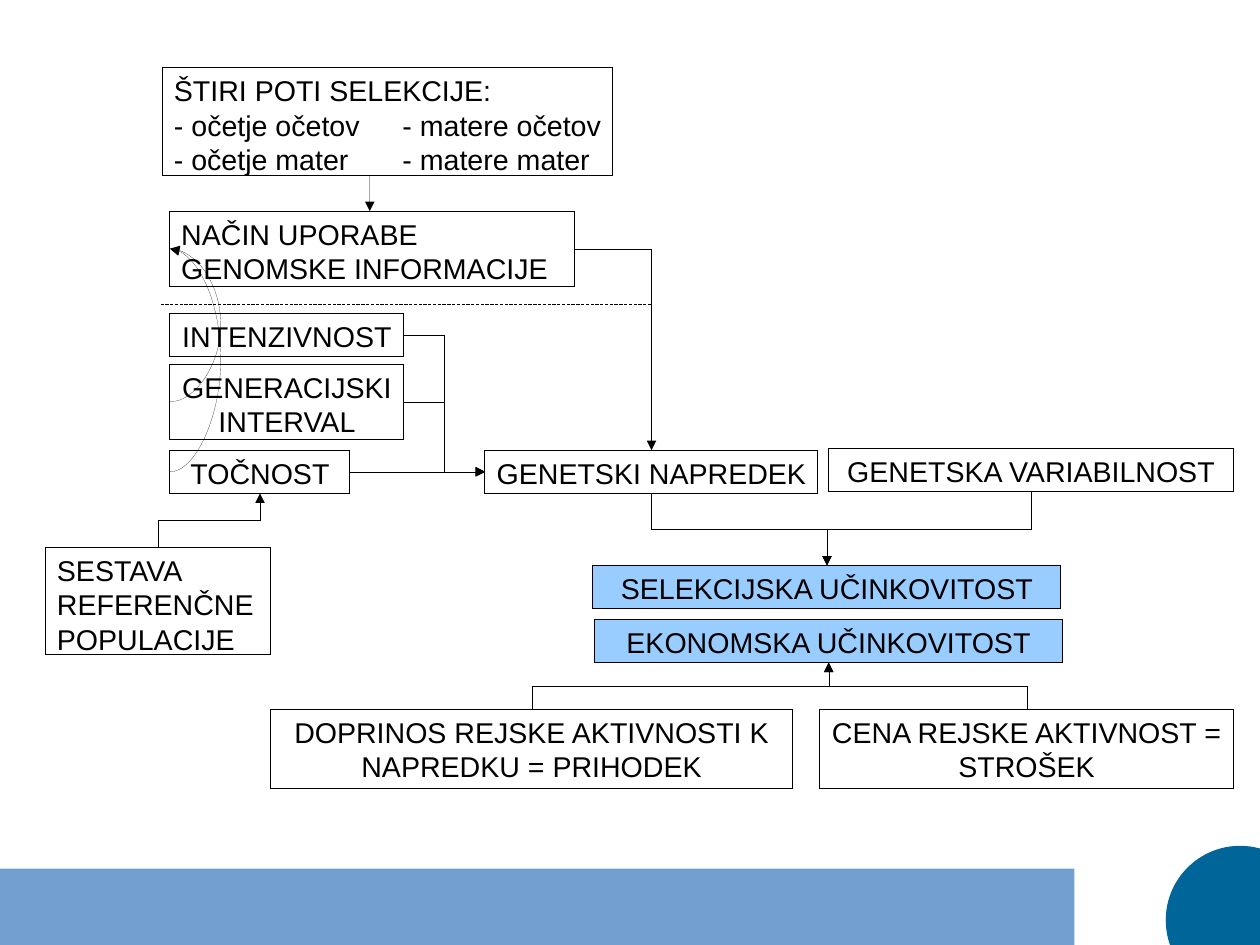
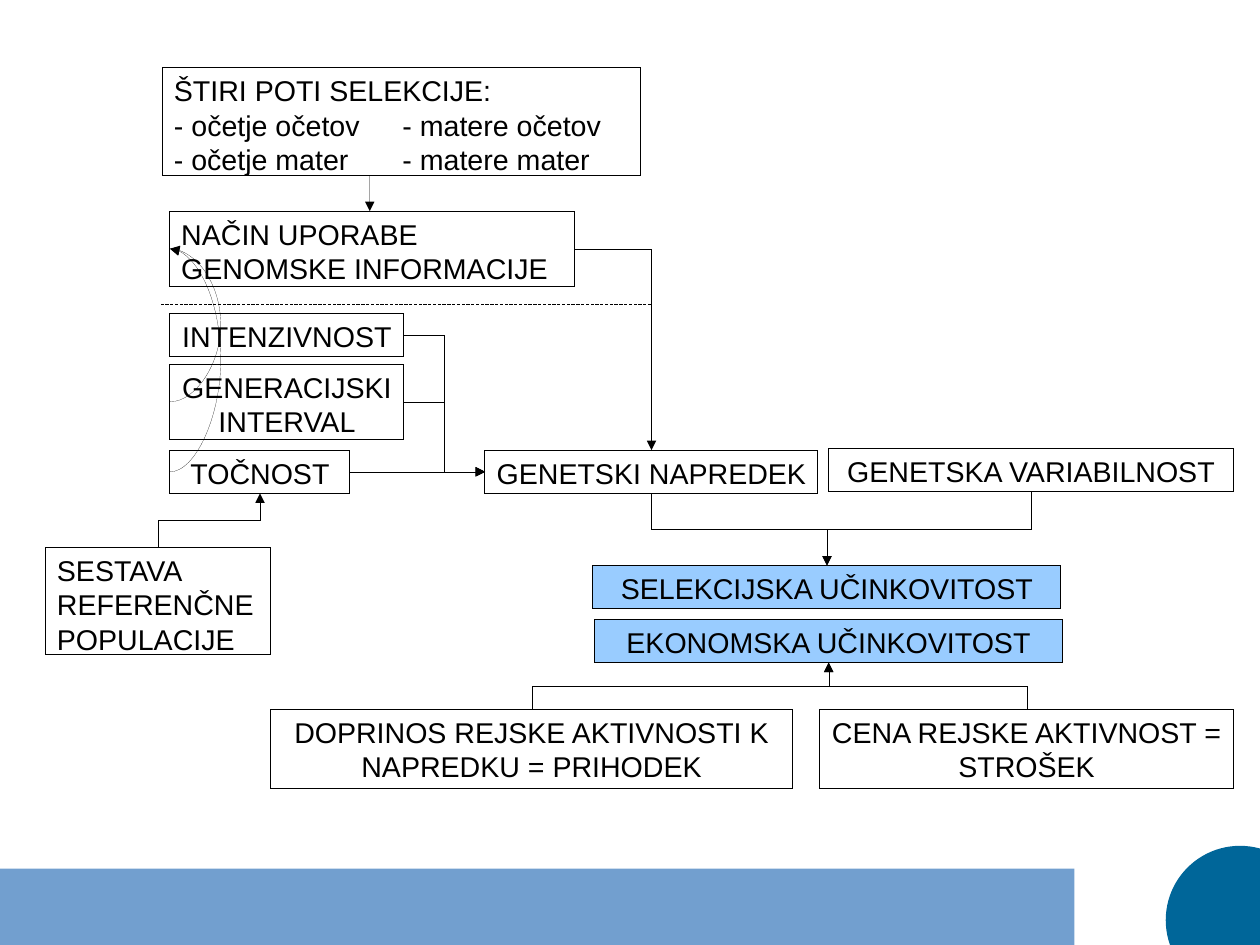
Before and after one commit to janaobsteter/Genotype_CODES, a slide deck: slide 14 of Predstavitev_dispozicija.odp (slide 13 before the commit). Drawn at 1260x945 pixels with LibreOffice and Linux fonts; fonts in the diff are those of the drawing. Boxes give left, top, right and bottom in pixels: in the first picture for what was removed or moved away, otherwise in the second. Text is boxed around its words. In the diff, an @@ line names an element or a change of style, - is before the commit and + after.

```diff
--- a/Predstavitev_dispozicija.odp
+++ b/Predstavitev_dispozicija.odp
@@ rectangle "ŠTIRI POTI SELEKCIJE:": place and size @@
-rectangle "ŠTIRI POTI SELEKCIJE:" at (162,67,613,175)
+rectangle "ŠTIRI POTI SELEKCIJE:" at (162,67,640,175)
```
Also in this commit, not shown: 5 other slides changed, 2 slides added, 6 other files.
